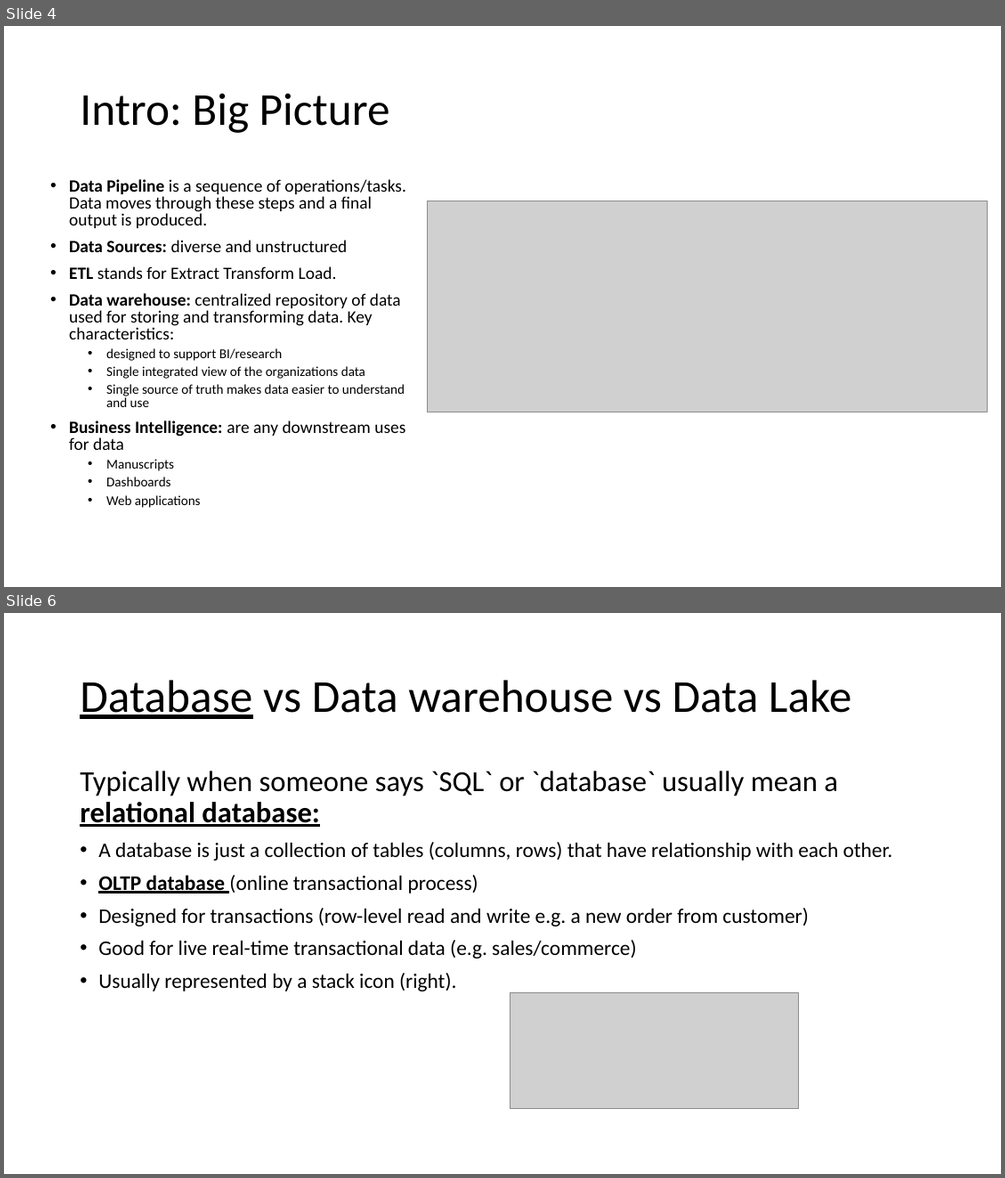
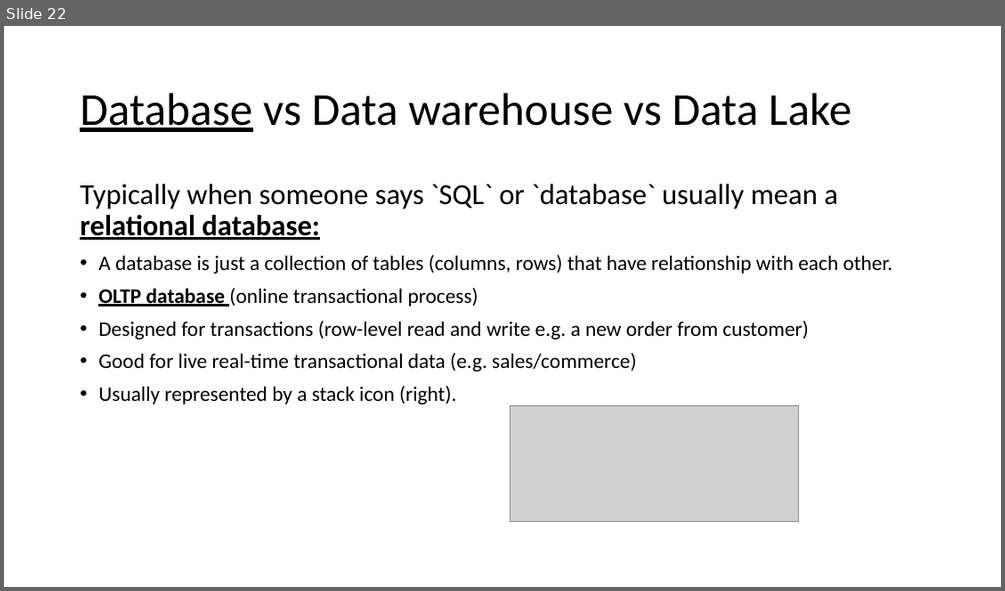
Before and after one commit to federman/hcup-extraction-loading, a slide deck: documents/presentations/2023-04-12 Weekly forum RL.pptx. Shown one above the other, each under a label of ours: slides 4 and 6 before the commit, slide 22 after it; the slides between them are not shown. The pictures are 1005x1178 and 1005x591 pixels, drawn with LibreOffice and Linux fonts; fonts in the diff are those of the drawing; grey boxes stand for pictures. Boxes give left, top, right and bottom in pixels: in the first picture for what was removed or moved away, otherwise in the second. Text is boxed around its words. In the diff, an @@ line names an element or a change of style, - is before the commit and + after.

```diff
--- a/documents/presentations/2023-04-12 Weekly forum RL.pptx
+++ b/documents/presentations/2023-04-12 Weekly forum RL.pptx
@@ slide 4 removed at <box>4,26,1001,587</box>, background #FFFFFF @@
@@ title removed at <box>80,93,390,133</box> @@
-Intro: Big Picture
@@ text removed at <box>69,179,405,507</box> @@
-• Data Pipeline is a sequence of operations/tasks. Data moves through these steps and a final output is produced.
-• Data Sources: diverse and unstructured
-• ETL stands for Extract Transform Load.
-• Data warehouse: centralized repository of data used for storing and transforming data. Key characteristics:
-  • designed to support BI/research
-  • Single integrated view of the organizations data
-  • Single source of truth makes data easier to understand and use
-• Business Intelligence: are any downstream uses for data
-  • Manuscripts
-  • Dashboards
-  • Web applications
@@ picture removed at <box>428,201,987,412</box> @@
@@ what was slide 6 is now slide 22 @@
```
Also in this commit, not shown: 4 slides changed, 14 slides added, 3 other slides removed.
